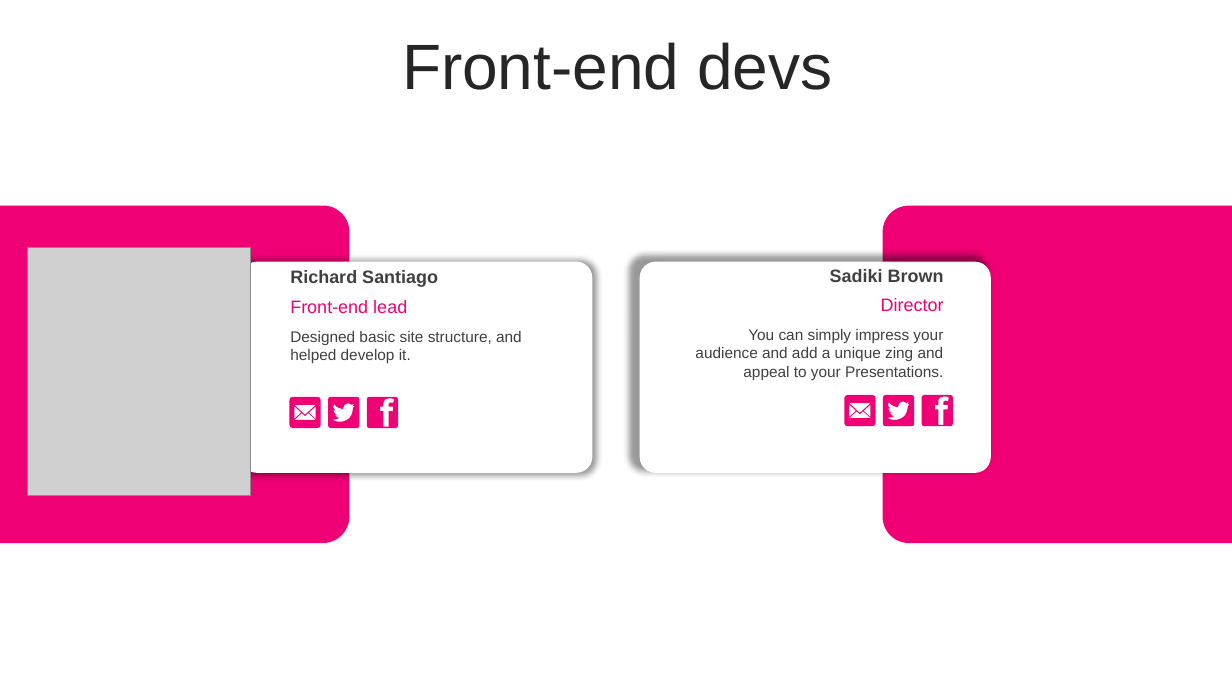
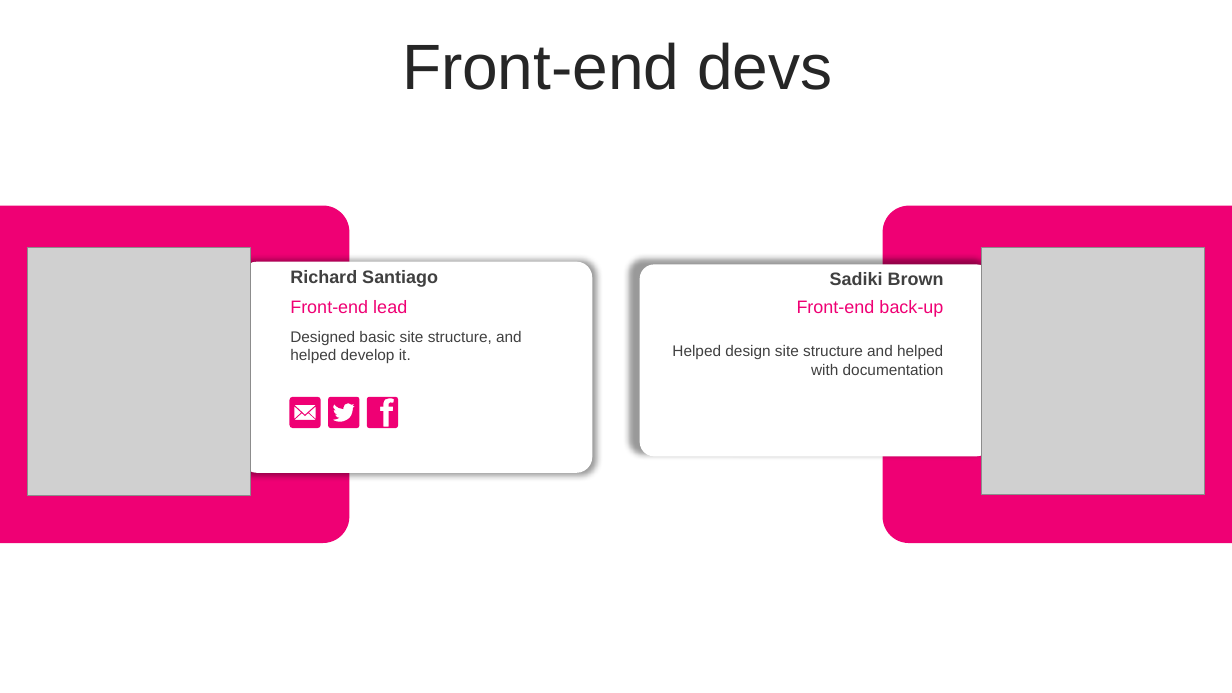
Before and after one commit to cen4010-s2019-g01/TeamProject, a slide deck: slide 2 of CritiqueCafe Project/M5PPT-WIP.pptx. Drawn at 1232x693 pixels with LibreOffice and Linux fonts; fonts in the diff are those of the drawing; grey boxes stand for pictures. Boxes give left, top, right and bottom in pixels: in the first picture for what was removed or moved away, otherwise in the second. Text is boxed around its words. In the diff, an @@ line names an element or a change of style, - is before the commit and + after.

Commit message:
Updated M5 PPT

```diff
--- a/CritiqueCafe Project/M5PPT-WIP.pptx
+++ b/CritiqueCafe Project/M5PPT-WIP.pptx
@@ rounded rectangle resized from (x1=640, y1=262, x2=991, y2=473) to (x1=640, y1=264, x2=991, y2=457) @@
@@ picture added at (x1=982, y1=248, x2=1204, y2=495) @@
@@ text at (x1=797, y1=300, x2=943, y2=317): text changed @@
-Director
+Front-end back-up
@@ text at (x1=672, y1=345, x2=944, y2=375): text changed @@
-You can simply impress your audience and add a unique zing and appeal to your Presentations.
+Helped design site structure and helped with documentation
@@ freeform shape removed at (x1=845, y1=395, x2=876, y2=426) @@
@@ freeform shape removed at (x1=884, y1=395, x2=915, y2=426) @@
@@ freeform shape removed at (x1=921, y1=395, x2=953, y2=426) @@
```
